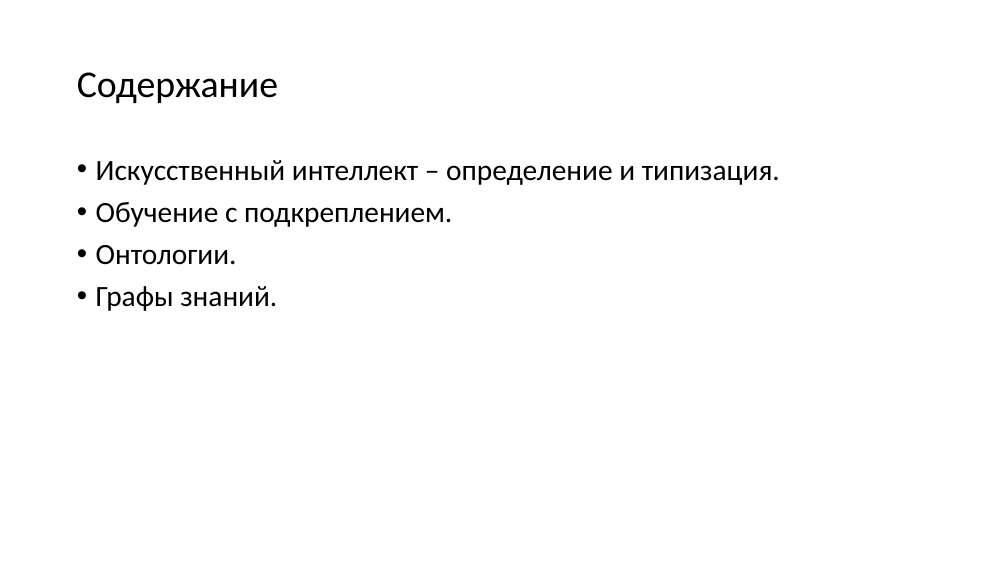
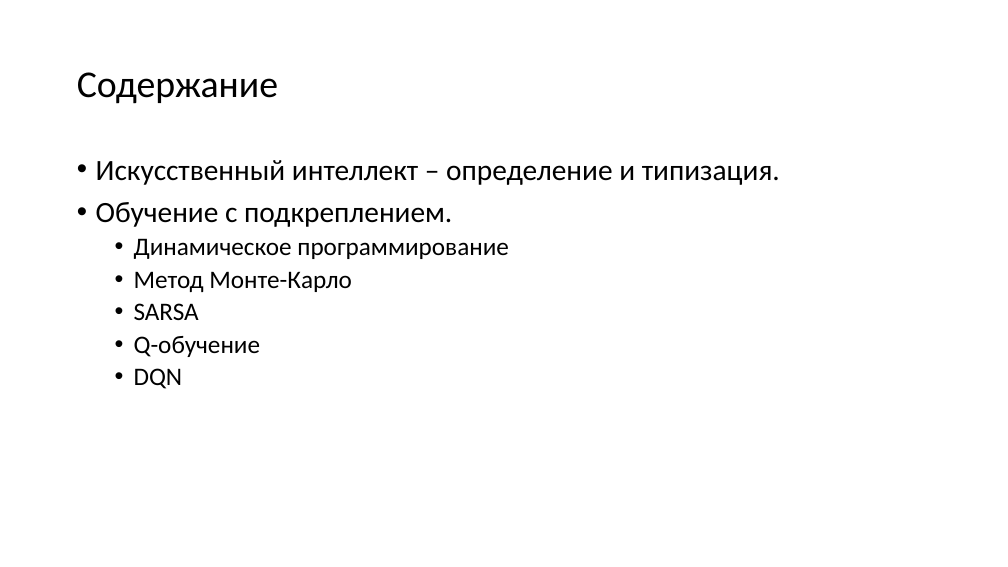
Before and after one commit to mosalov/AI_main_lectures, a slide deck: slide 2 of Лекция 14 19_05_2021.pptx. Drawn at 1008x567 pixels with LibreOffice and Linux fonts; fonts in the diff are those of the drawing. Boxes give left, top, right and bottom in pixels: in the first picture for what was removed or moved away, otherwise in the second. Text is boxed around its words. In the diff, an @@ line names an element or a change of style, - is before the commit and + after.

```diff
--- a/Лекция 14 19_05_2021.pptx
+++ b/Лекция 14 19_05_2021.pptx
@@ text at [134,238,509,389]: text changed; size 28 to 24 pt @@
-• Онтологии.
-• Графы знаний.
+  • Динамическое программирование
+  • Метод Монте-Карло
+  • SARSA
+  • Q-обучение
+  • DQN
```
Also in this commit, not shown: 3 other slides changed, 8 slides added, 3 slides removed, 2 other files.
